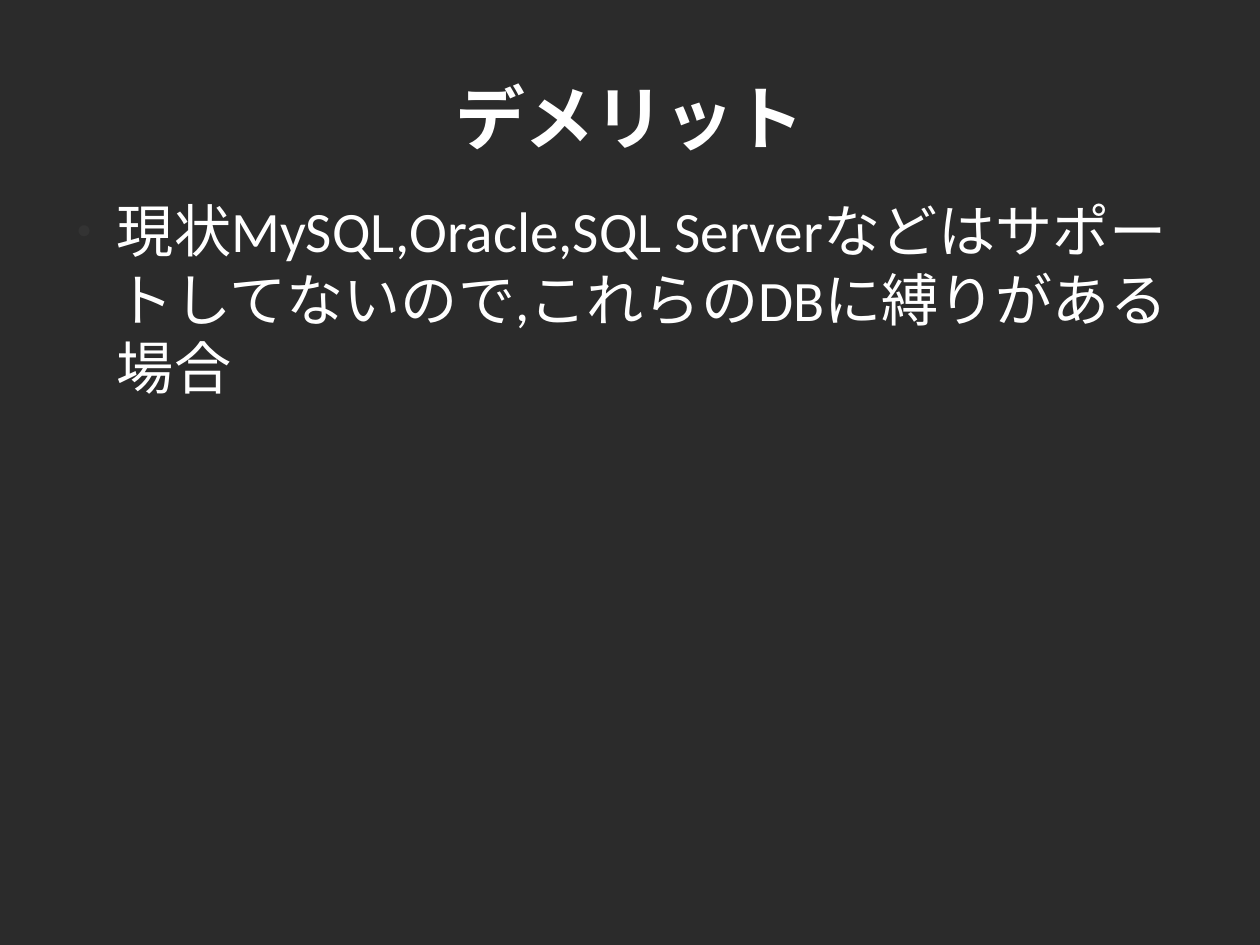
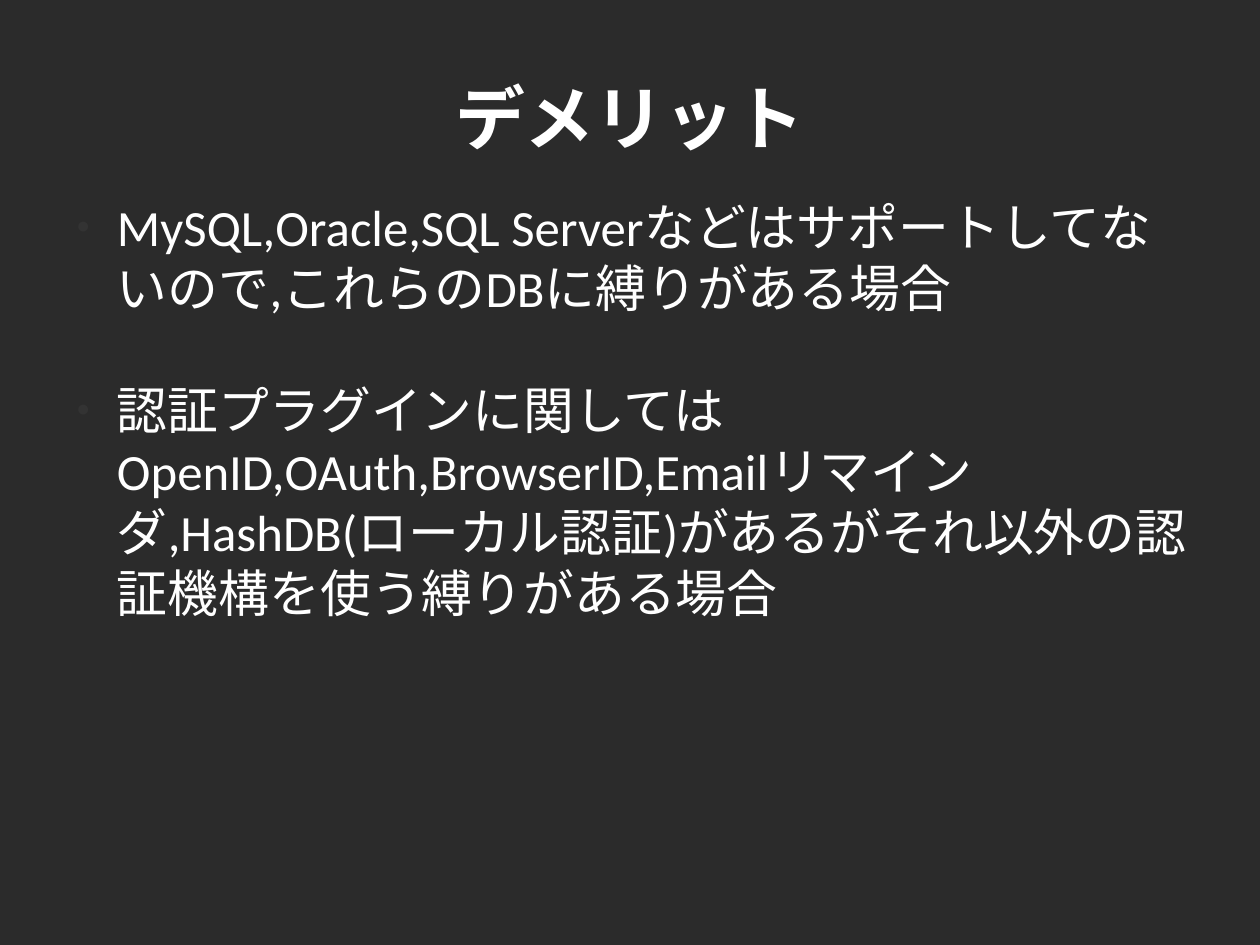
Before and after one commit to cutsea110/cross-slide, a slide deck: slide 28 of CROSS-Yesod.odp. Drawn at 1260x945 pixels with LibreOffice and Linux fonts; fonts in the diff are those of the drawing; background and template pictures are left out; a plain dark background stands for a picture behind light text. Boxes give left, top, right and bottom in pixels: in the first picture for what was removed or moved away, otherwise in the second. Text is boxed around its words. In the diff, an @@ line names an element or a change of style, - is before the commit and + after.

```diff
--- a/CROSS-Yesod.odp
+++ b/CROSS-Yesod.odp
@@ text at [117, 210, 1186, 617]: text changed; size 36 to 32 pt @@
-● 現状MySQL,Oracle,SQL Serverなどはサポートしてないので,これらのDBに縛りがある場合
+● MySQL,Oracle,SQL Serverなどはサポートしてないので,これらのDBに縛りがある場合
+● 認証プラグインに関してはOpenID,OAuth,BrowserID,Emailリマインダ,HashDB(ローカル認証)があるがそれ以外の認証機構を使う縛りがある場合
```
Also in this commit, not shown: 1 other slide changed, 1 other file.
